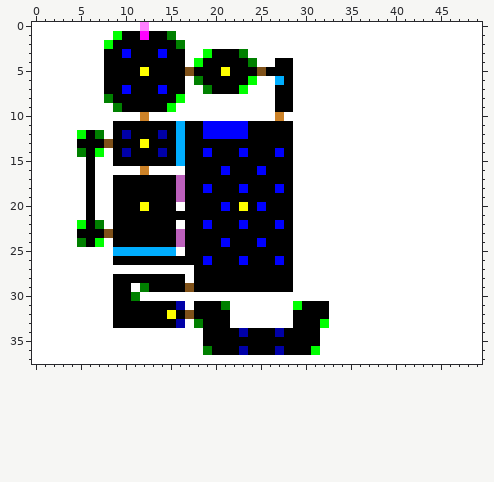
Pixel-art sprite, stored at res/map3.png. Above, as it was before the edit.
The file is 50x38 pixels.
New version:
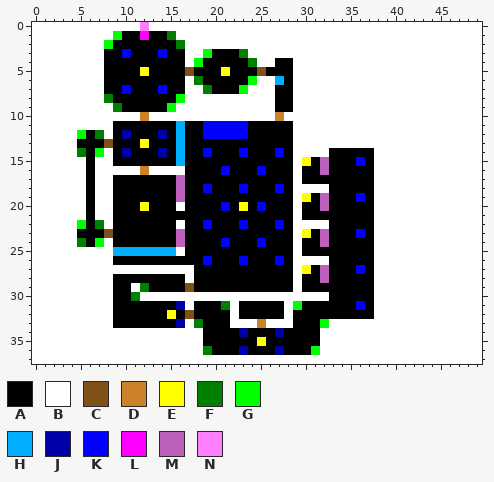
Palette (. is transparent): A #000000  B #ffffff  C #7f5119  D #cc8228  E #ffff00  F #008000  G #00ff00  H #00aeff  J #0000a8  K #0000ff  L #ff00ff  M #bc60bc  N #ff80ff
What changed:
y 14: x 33..37 BBBBB -> AAAAA
y 15: x 30..37 BBBBBBBB -> EAMAAAKA
y 16: x 30..37 BBBBBBBB -> AAMAAAAA
y 17: x 30..37 BBBBBBBB -> AAAAAAAA
y 18: x 33..37 BBBBB -> AAAAA
y 19: x 30..37 BBBBBBBB -> EAMAAAKA
y 20: x 30..37 BBBBBBBB -> AAMAAAAA
y 21: x 30..37 BBBBBBBB -> AAAAAAAA
y 22: x 33..37 BBBBB -> AAAAA
y 23: x 30..37 BBBBBBBB -> EAMAAAKA
y 24: x 30..37 BBBBBBBB -> AAMAAAAA
y 25: x 30..37 BBBBBBBB -> AAAAAAAA
y 26: x 33..37 BBBBB -> AAAAA
y 27: x 30..37 BBBBBBBB -> EAMAAAKA
y 28: x 30..37 BBBBBBBB -> AAMAAAAA
y 29: x 30..37 BBBBBBBB -> AAAAAAAA
y 30: x 33..37 BBBBB -> AAAAA
y 31: x 23..27 BBBBB -> AAAAA; x 33..37 BBBBB -> AAAKA
y 32: x 23..27 BBBBB -> AAAAA; x 33..37 BBBBB -> AAAAA
y 33: x 25 B -> D
y 35: x 25 A -> E
Changed places in both pictures, as pixel boxes (x1, y1, x2, y2):
changed: (239, 148, 374, 346)
